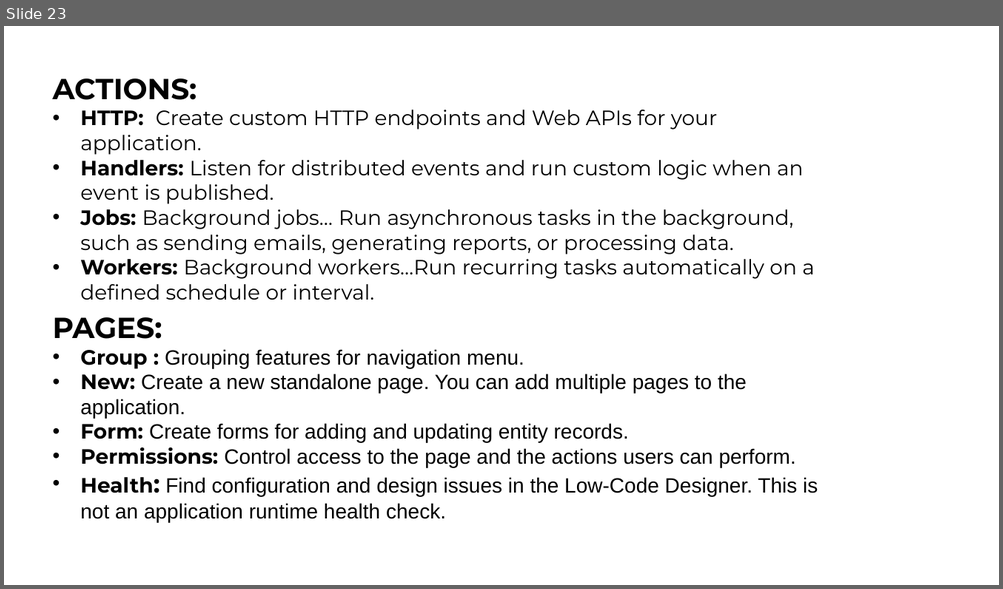
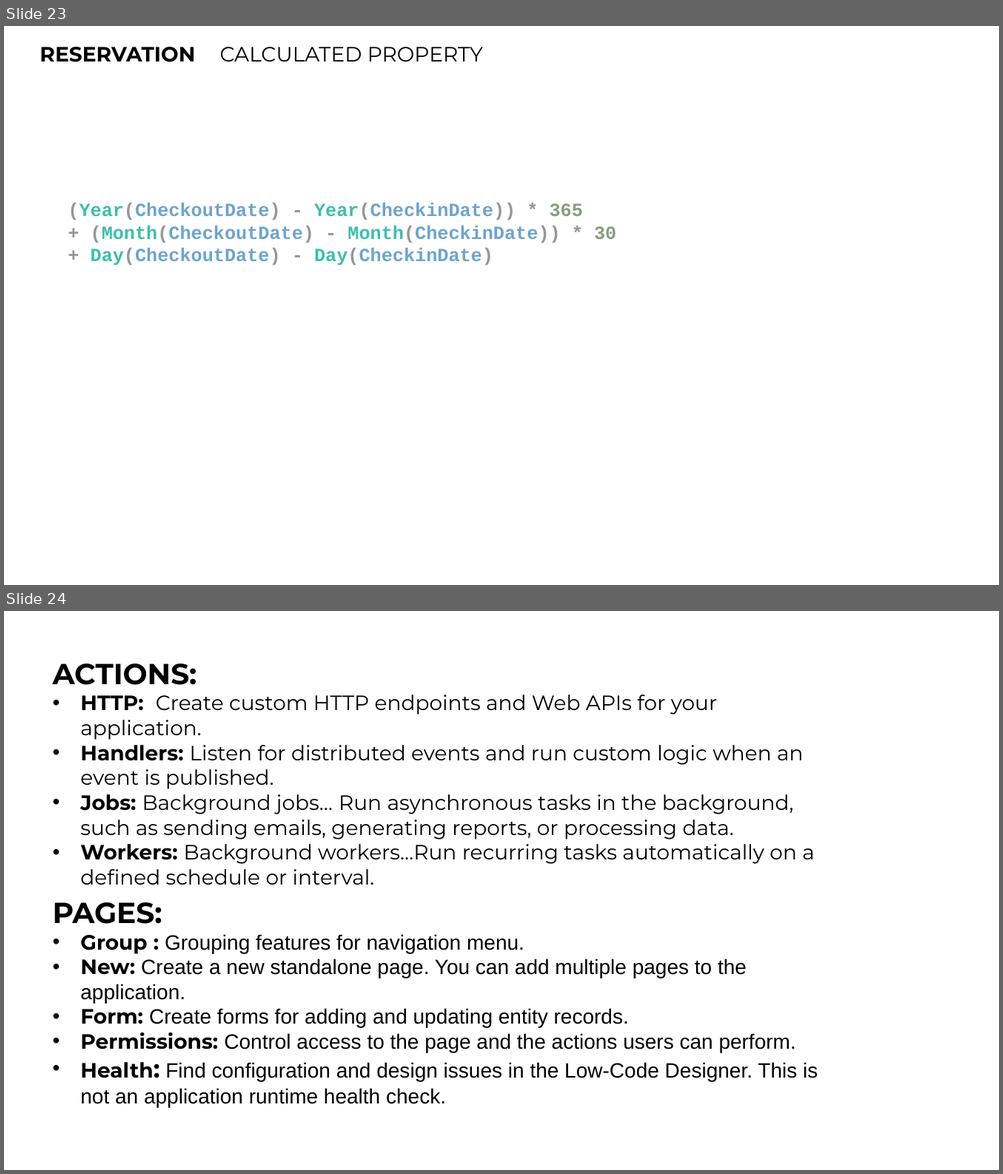
Before and after one commit to ebicoglu/presentations, a slide deck: abp-community-talks-2026.05.pptx. Shown one above the other, each under a label of ours: slide 23 before the commit, slides 23 and 24 after it. The pictures are 1003x589 and 1003x1174 pixels, drawn with LibreOffice and Linux fonts; fonts in the diff are those of the drawing. Boxes give left, top, right and bottom in pixels: in the first picture for what was removed or moved away, otherwise in the second. Text is boxed around its words. In the diff, an @@ line names an element or a change of style, - is before the commit and + after.

```diff
--- a/abp-community-talks-2026.05.pptx
+++ b/abp-community-talks-2026.05.pptx
@@ slide 23 added at (4,26,999,585), background #FFFFFF @@
@@ text added at (40,47,195,62), 20 pt, text #000000, bold @@
+RESERVATION
@@ text added at (220,47,483,62), 20 pt, text #000000 @@
+CALCULATED PROPERTY
@@ text added at (68,203,616,266), 18 pt, text #6CA4CF, bold @@
+(Year(CheckoutDate) - Year(CheckinDate)) * 365
++ (Month(CheckoutDate) - Month(CheckinDate)) * 30
++ Day(CheckoutDate) - Day(CheckinDate)
@@ what was slide 23 is now slide 24 @@
```
